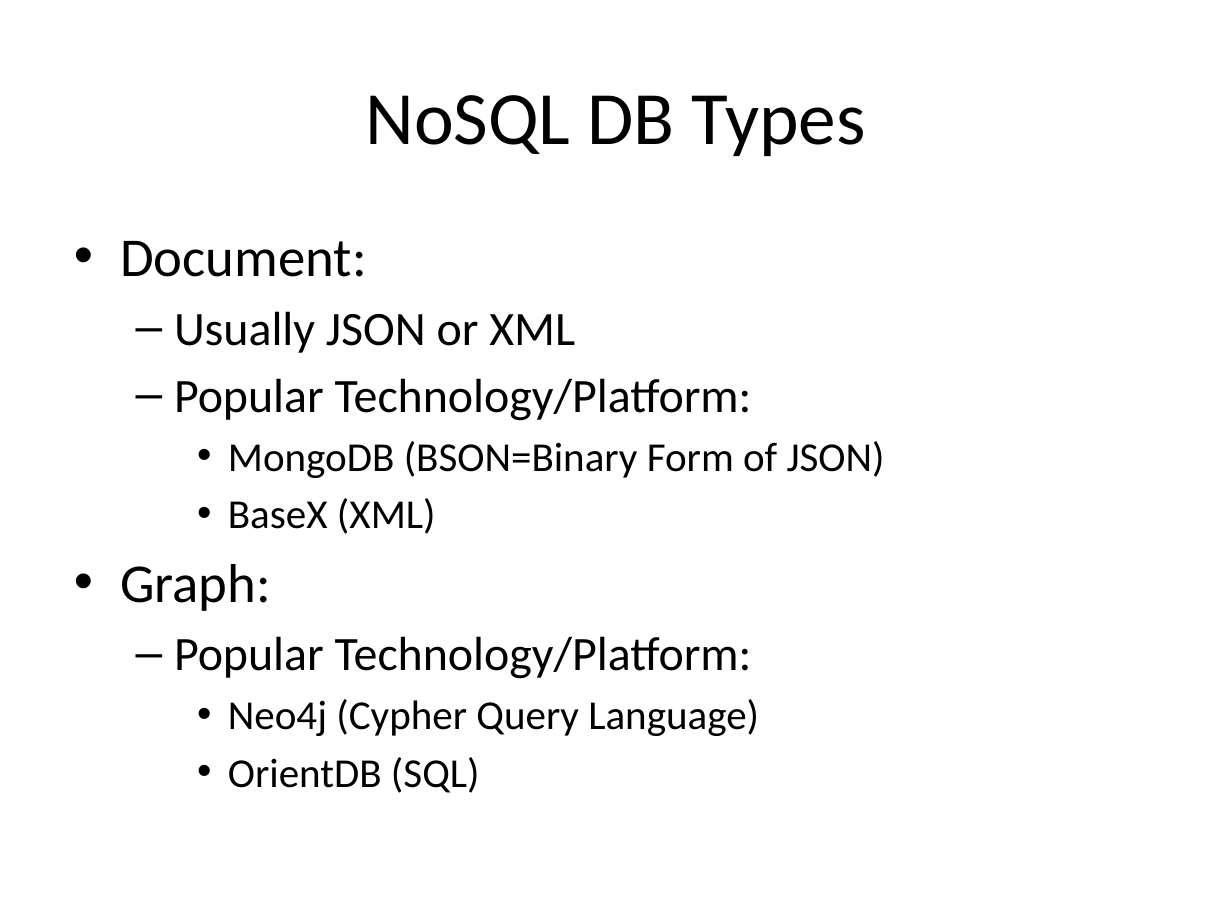
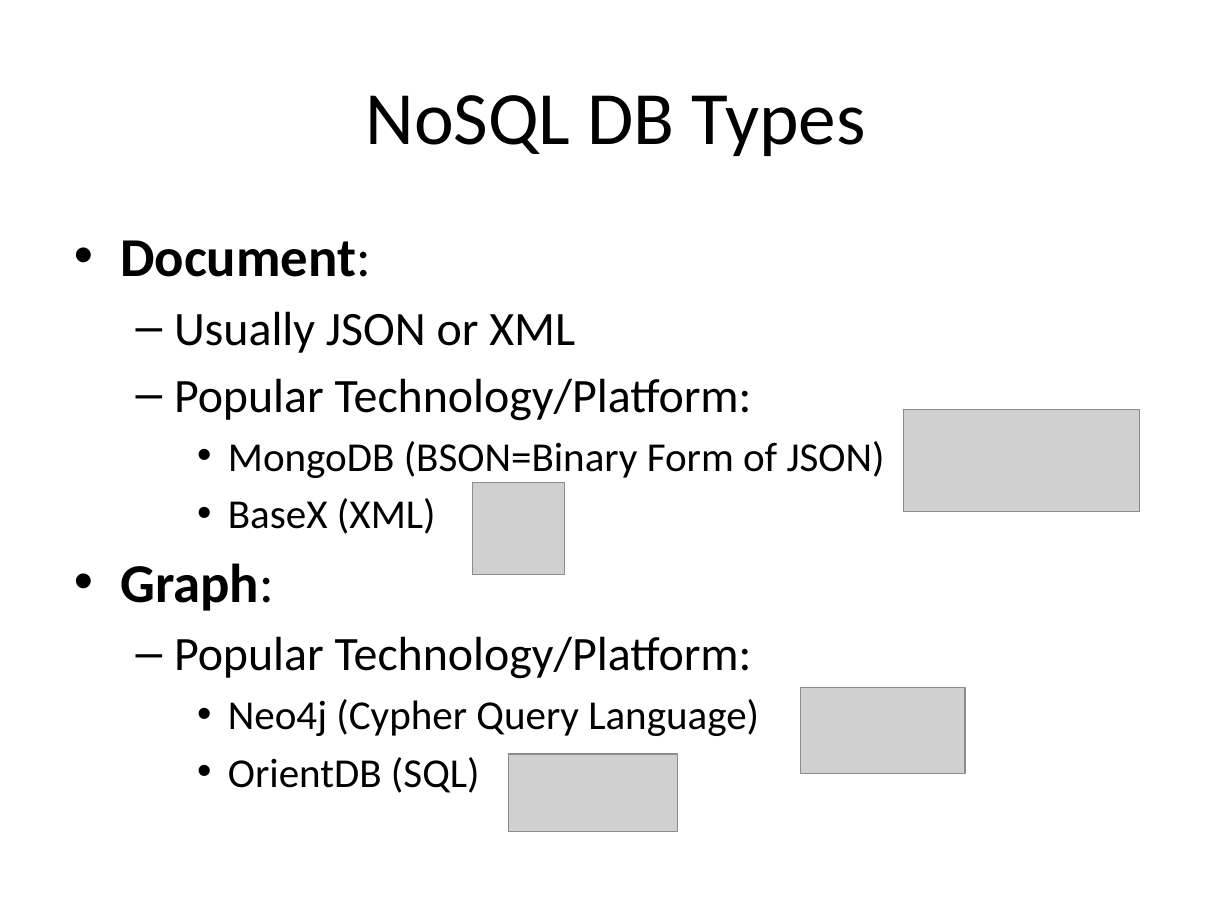
Before and after one commit to UUDeCART/NoSQL, a slide deck: slide 10 of NoSQL.pptx (slide 9 before the commit). Drawn at 1232x924 pixels with LibreOffice and Linux fonts; fonts in the diff are those of the drawing; grey boxes stand for pictures. Boxes give left, top, right and bottom in pixels: in the first picture for what was removed or moved away, otherwise in the second. Text is boxed around its words. In the diff, an @@ line names an element or a change of style, - is before the commit and + after.

```diff
--- a/NoSQL.pptx
+++ b/NoSQL.pptx
@@ text at (x1=120, y1=240, x2=371, y2=611): bold on in "Document:", "Graph:" @@
@@ picture added at (x1=904, y1=409, x2=1140, y2=511) @@
@@ picture added at (x1=473, y1=483, x2=565, y2=575) @@
@@ picture added at (x1=801, y1=687, x2=965, y2=774) @@
@@ picture added at (x1=508, y1=754, x2=678, y2=832) @@
```
Also in this commit, not shown: 9 other slides changed, 1 slide added.
